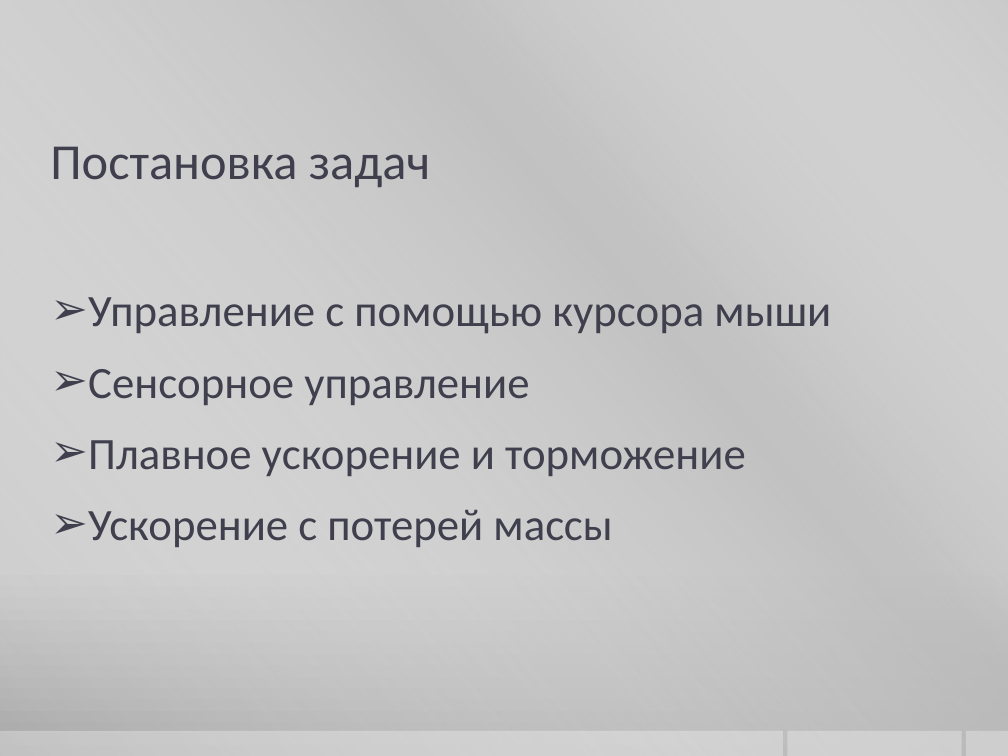
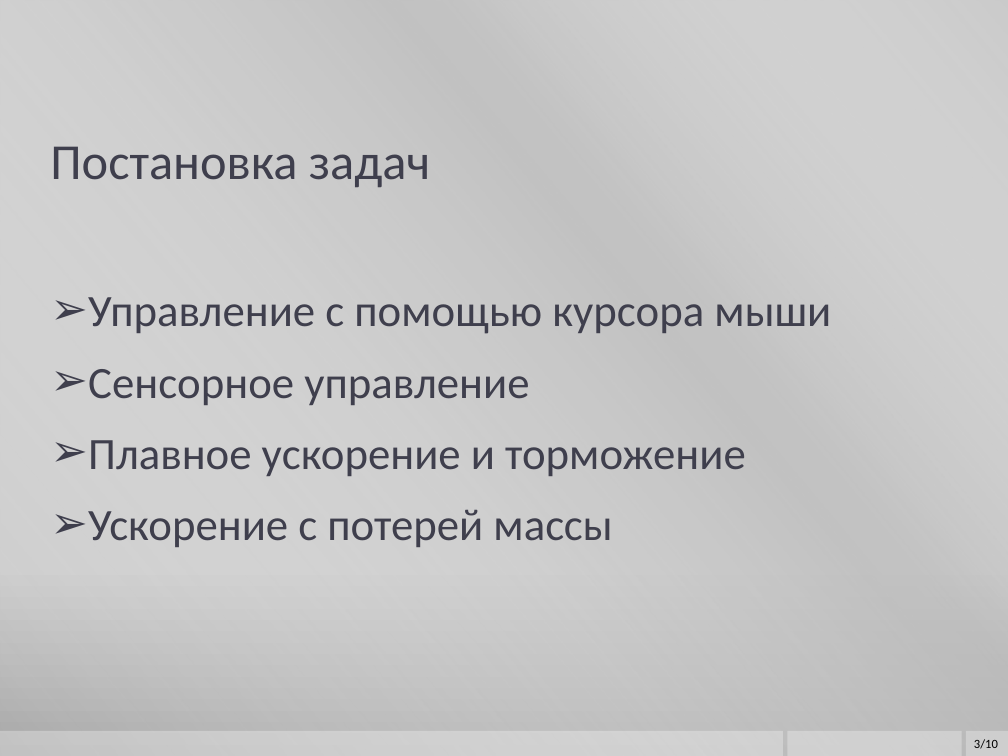
Before and after one commit to kenny5660/summer_game_2018, a slide deck: slide 3 of iPoint.io Presentation.pptx. Drawn at 1008x756 pixels with LibreOffice and Linux fonts; fonts in the diff are those of the drawing; background and template pictures are left out. Boxes give left, top, right and bottom in pixels: in the first picture for what was removed or moved away, otherwise in the second. Text is boxed around its words. In the diff, an @@ line names an element or a change of style, - is before the commit and + after.

```diff
--- a/iPoint.io Presentation.pptx
+++ b/iPoint.io Presentation.pptx
@@ text added at (x1=974, y1=739, x2=998, y2=749), 9 pt, text #000000 @@
+3/10
```
Also in this commit, not shown: 8 other slides changed.
